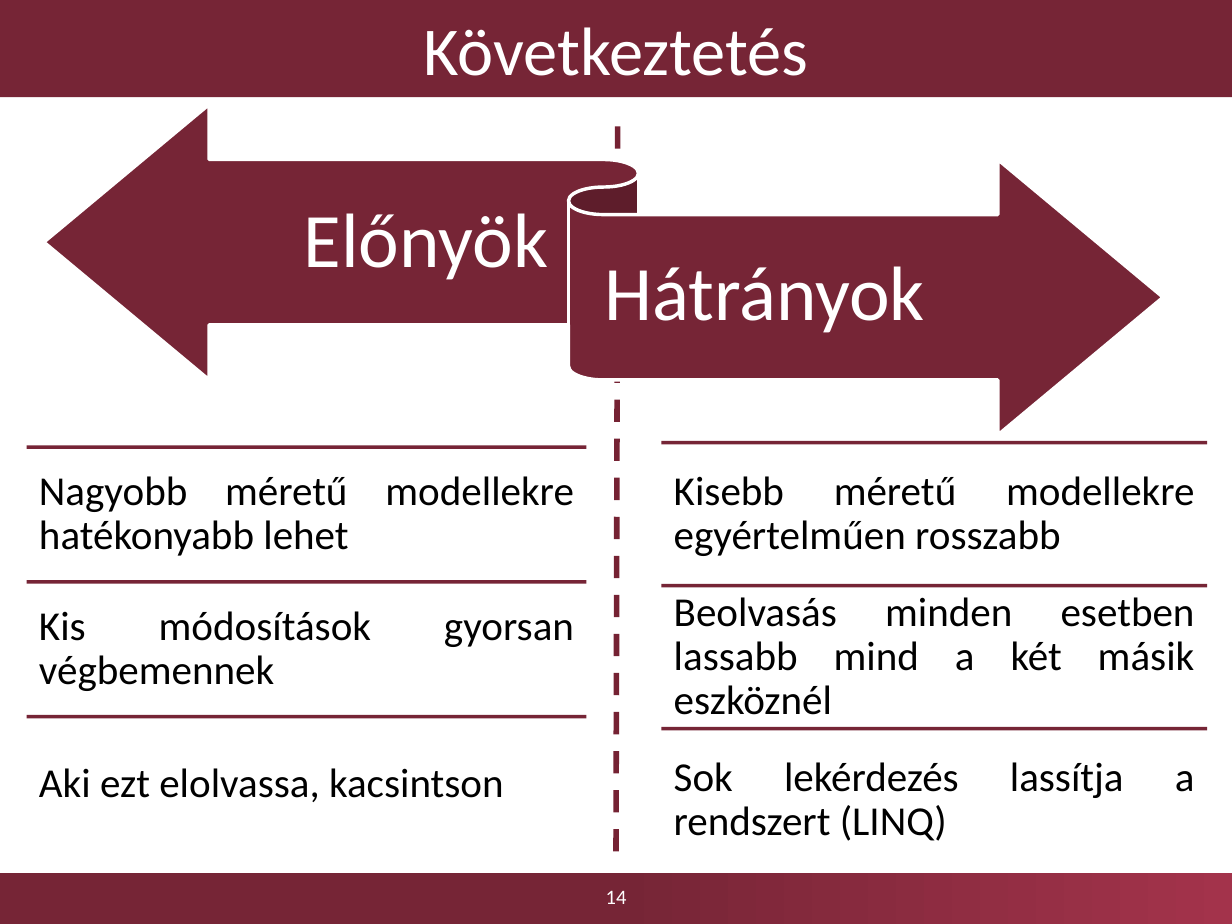
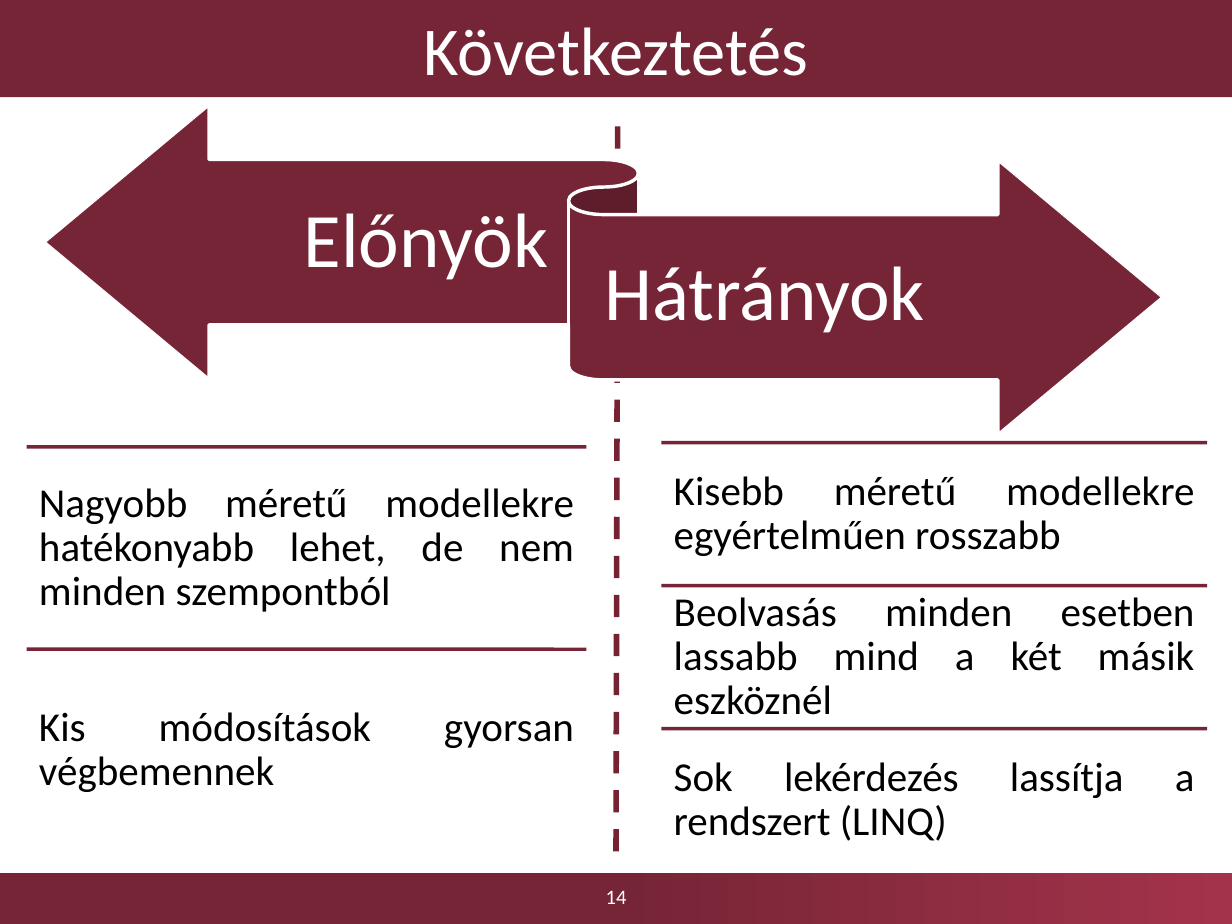
Before and after one commit to Kreestof/szakdolgozat-presentation, a slide deck: slide 14 of Dobosy_Kristof_szakdolgozat_2017_GraphEngine_0.pptx. Drawn at 1232x924 pixels with LibreOffice and Linux fonts; fonts in the diff are those of the drawing; background and template pictures are left out. Boxes give left, top, right and bottom in pixels: in the first picture for what was removed or moved away, otherwise in the second. Text is boxed around its words. In the diff, an @@ line names an element or a change of style, - is before the commit and + after.

```diff
--- a/Dobosy_Kristof_szakdolgozat_2017_GraphEngine_0.pptx
+++ b/Dobosy_Kristof_szakdolgozat_2017_GraphEngine_0.pptx
@@ text at bbox=[39, 488, 574, 612]: text changed @@
-Nagyobb méretű modellekre hatékonyabb lehet
+Nagyobb méretű modellekre hatékonyabb lehet, de nem minden szempontból
@@ text "Kis módosítások gyorsan végbemennek": place and size @@
-text "Kis módosítások gyorsan végbemennek" at bbox=[39, 611, 574, 647]
+text "Kis módosítások gyorsan végbemennek" at bbox=[39, 712, 574, 748]
@@ line moved from (27, 582) - (586, 582) to (27, 649) - (586, 649) @@
@@ line removed from (27, 717) to (586, 717) @@
@@ text removed at bbox=[39, 768, 504, 802] @@
-Aki ezt elolvassa, kacsintson
```
Also in this commit, not shown: 5 other slides changed, 5 slides added, 1 slide removed.
